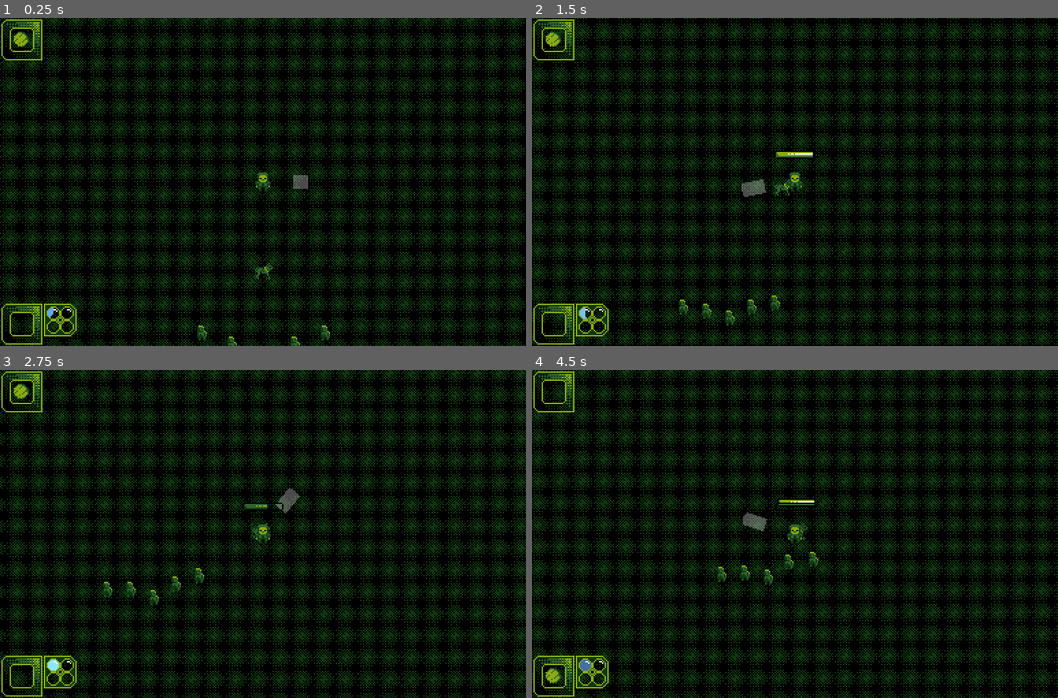
Above: before the commit, frames 1-4 (two rows, left to right).
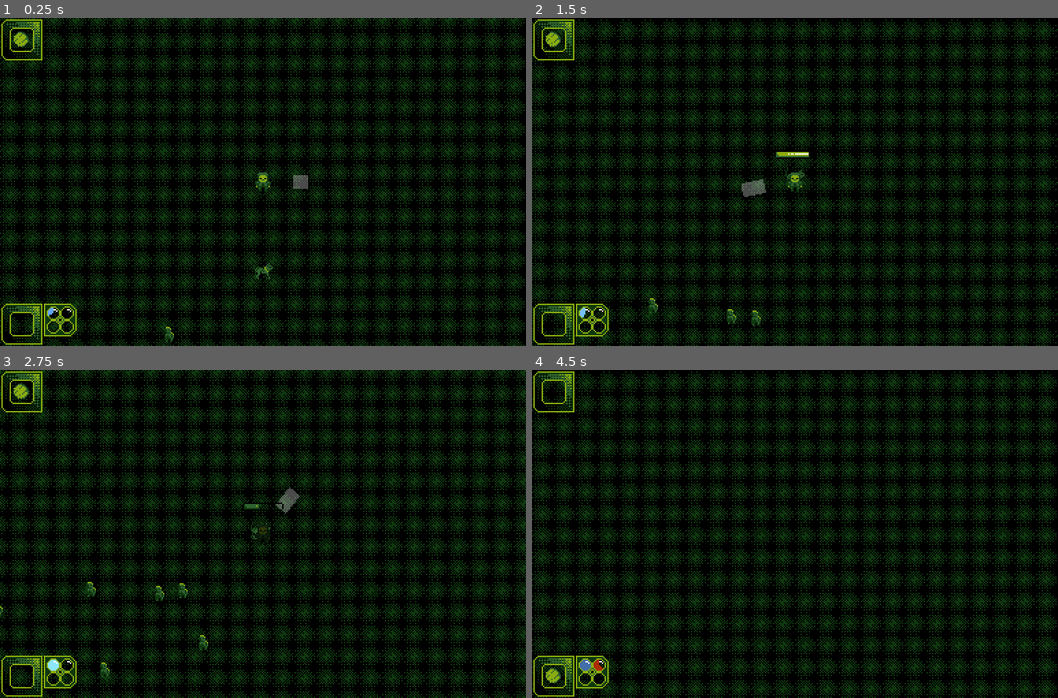
Above: after the commit, the same moments.

Repository: nullportal/dog-and-ball
Game: Godot game, scene res://Game.tscn
Two runs of this game, one before a commit and one after it. Both use one fixed random seed, a clock stepped at 60 frames per second and the inputs below.
Inputs (mouse positions are in pixels of both pictures, inside the frame that each line leads up to):
- Up to frame 1 (0.25 s): no input
- Up to frame 2 (1.5 s): tap Enter at 0.5 s; move the mouse to (910, 165) at 0.52 s; hold Right (ui_right) 0.53-1.28 s; tap 1 at 0.6 s; tap 2 at 0.8, 1.35 s; move the mouse to (689, 198) at 1.27 s; hold Down (ui_down) from 1.28 s (still down)
- Up to frame 3 (2.75 s): tap 1 at 1.55 s; move the mouse to (315, 461) at 2.02 s; release Down (ui_down) at 2.03 s; hold Right (ui_right) from 2.03 s (still down); hold Alt (show_extra_ui) from 2.03 s (still down); tap 2 at 2.3 s
- Up to frame 4 (4.5 s): move the mouse to (768, 599) at 2.77 s; release Right (ui_right) at 2.78 s; release Alt (show_extra_ui) at 2.78 s; hold Up (ui_up) 2.78-3.53 s; click (768, 599) at 2.85 s; tap 1 at 3.05, 3.6 s; move the mouse to (952, 583) at 3.52 s; hold Left (ui_left) from 3.53 s (still down); tap 2 at 3.8, 4.35 s; move the mouse to (637, 484) at 4.27 s

The runs differ from the first frame. In frame 1, 0.2% of the frame differs, in the area x 9-63%, y 90-100%; in frame 2, 21%; in frame 3, 52%; in frame 4, 58%, in the area x 0-100%, y 0-100%.
Error after the commit: Invalid get index 'SLUG' (on base: 'previously freed instance'). (res://Entities/Enemies/Zombie.gd:112)

Commit message:
Add zombie mood behaviour
Not very good, but there it is...

Diff:
--- a/Entities/Dog/Dog.gd
+++ b/Entities/Dog/Dog.gd
@@ -137,7 +137,7 @@
 func find_focus(nodes):
 	var focus = rank_foci(nodes)[0].node
 	if typeof(self.focus) != typeof(focus) || self.focus != focus:
-		print('%s focus change to %s' % [self.SLUG, focus.SLUG])
+			pass #print('%s focus change to %s' % [self.SLUG, focus.SLUG])
 
 	return focus
 
@@ -224,13 +224,9 @@
 		focus_map['zombie']['fear'] *= 2
 		focus_map['zombie']['allure'] *= -1
 		health.HEALTH_REGEN = true
-	print('MOOD MAXED: ',mood.MOOD_NAMES[m])
-	print(enemy_groups)
-	print(focus_map)
 
 func on_mood_maxed_over(m):
 	if m == mood.ANGRY:
-		# FIXME This is not removing ...
 		enemy_groups.remove(enemy_groups.find('Player', 0))
 		focus_map['player']['follow_distance'] *= 4
 		combat.ATTACK_COOLDOWN *= 2
@@ -242,9 +238,6 @@
 		focus_map['zombie']['fear'] /= 2
 		focus_map['zombie']['allure'] *= -1
 		health.HEALTH_REGEN = false
-	print('MOOD OVER: ',mood.MOOD_NAMES[m])
-	print(enemy_groups)
-	print(focus_map)
 
 # NOTE Requires dict with 'sort_key'
 func _sort_nodes(a, b):
--- /dev/null
+++ b/Entities/Enemies/EnemySpawner.gd
@@ -0,0 +1,72 @@
+extends Node2D
+
+signal SPAWNER_READY(spawner)
+signal ENEMY_SPAWNED(enemy)
+
+var Zombie = preload("res://Entities/Enemies/Zombie.tscn")
+
+export var SLUG = 'enemy-spawner'
+
+export var MAX_SPAWNS = 10
+export var SPAWN_INTERVAL = 5
+export var INSTANCES_PER_SPAWN = 3
+export var SPAWN_CHOICES = ['Zombie']
+enum SPAWN_STATE {
+	ACTIVE,
+	PAUSED,
+	EMPTY,
+}
+
+onready var shape = $Area2D/CollisionShape2D.shape
+onready var spawnTimer = $SpawnTimer
+
+var state = null
+var no_spawns = 0
+
+func _ready():
+	self.connect('SPAWNER_READY', get_node('/root/Game'), 'on_spawner_ready')
+	self.connect('ENEMY_SPAWNED', get_node('/root/Game'), 'on_enemy_spawned')
+	self.call_deferred('emit_signal', 'SPAWNER_READY', self) # Wait for Game-orthogonal dep
+
+func _process(_delta):
+
+	if no_spawns >= MAX_SPAWNS:
+		print('%s is out of spawns!', self.name)
+		state = SPAWN_STATE.EMPTY
+		queue_free() # FIXME Something from Orchestrator
+
+	match state:
+		SPAWN_STATE.ACTIVE:
+			if !spawnTimer.time_left:
+				no_spawns += 1
+				spawnTimer.start(SPAWN_INTERVAL)
+				var enemy = spawn_enemy(get_random_point())
+				emit_signal('ENEMY_SPAWNED', enemy)
+		SPAWN_STATE.PAUSED:
+			pass # I Dunno, I guess don't do anything
+		SPAWN_STATE.EMPTY:
+			pass # TODO Send signal, and probably die
+
+func start_spawning():
+	print('%s activated' % self.name)
+	state = SPAWN_STATE.ACTIVE
+
+func stop_spawning():
+	print('%s paused' % self.name)
+	state = SPAWN_STATE.PAUSED
+
+func spawn_enemy(pos):
+	var world = get_node('/root/Game/World')
+	var enemy = Zombie.instance()
+	enemy.global_position = pos
+	world.call_deferred('add_child', enemy)
+
+	return enemy
+
+func get_random_point():
+	var r = shape.radius * sqrt(rand_range(0, 1))
+	var theta = rand_range(0, 1) * 2 * PI
+	var x = global_position.x + r * cos(theta)
+	var y = global_position.y + r * sin(theta)
+
+	return Vector2(x,y)
--- /dev/null
+++ b/Entities/Enemies/EnemySpawner.tscn
@@ -0,0 +1,16 @@
+[gd_scene load_steps=3 format=2]
+
+[ext_resource path="res://Entities/Enemies/EnemySpawner.gd" type="Script" id=2]
+
+[sub_resource type="CircleShape2D" id=1]
+radius = 256.0
+
+[node name="EnemySpawner" type="Node2D"]
+script = ExtResource( 2 )
+
+[node name="SpawnTimer" type="Timer" parent="."]
+
+[node name="Area2D" type="Area2D" parent="."]
+
+[node name="CollisionShape2D" type="CollisionShape2D" parent="Area2D"]
+shape = SubResource( 1 )
--- a/Entities/Enemies/EnemySpawnerArea.tscn
+++ b/Entities/Enemies/EnemySpawnerArea.tscn
@@ -1,6 +1,4 @@
-[gd_scene load_steps=3 format=2]
-
-[ext_resource path="res://Entities/Enemies/EnemySpawnerArea.gd" type="Script" id=1]
+[gd_scene load_steps=2 format=2]
 
 [sub_resource type="CircleShape2D" id=1]
 radius = 256.125
@@ -9,9 +7,6 @@
 "EnemySpawners",
 ]]
 collision_layer = 8
-script = ExtResource( 1 )
-SPAWN_INTERVAL = 2
-INSTANCES_PER_SPAWN = 5
 
 [node name="CollisionShape2D" type="CollisionShape2D" parent="."]
 self_modulate = Color( 0.984314, 0, 0.831373, 1 )
--- a/Entities/Enemies/Zombie.gd
+++ b/Entities/Enemies/Zombie.gd
@@ -28,14 +28,17 @@
 	knockbackVelocity = kb
 
 onready var aggroArea = $AggroArea
+onready var noticeArea = aggroArea # FIXME Make its own thing when warranted
 onready var attackArea = $AttackArea
 onready var health = $Health
 onready var combat = $Combat
 onready var healthDisplay = $HealthDisplay
+onready var mood = $Mood
 
 var follow_distances = {
-	'Player': 28,
-	'Dog': 28,
+	'player': 28,
+	'dog': 28,
+	'enemy-spawner': 28,
 }
 
 func _physics_process(_delta):
@@ -44,6 +47,8 @@
 		state = ATTACK
 	else:
 		state = FOLLOW
+
+	mood.set_mood(mood.AFRAID, find_fear())
 
 	match state:
 		FOLLOW:
@@ -55,7 +60,44 @@
 	velocity = velocities['movement']
 	knockbackVelocity = velocities['knockback']
 
+# FIXME Make better
+func find_fear(afraid_peers_limit = 3):
+	if health.HEALTH_POINTS <= 0: return 0
+	if health.HEALTH_POINTS == health.MAX_HEALTH: return 0
+
+	var health_insecurity = (health.MAX_HEALTH / (health.HEALTH_POINTS) * mood.MOOD_MAX / 2)
+
+	# Check for other nearby Zombies who are afraid
+	var afraid_peers = []
+	var nodes = aggroArea.get_overlapping_bodies()
+	for node in nodes:
+		if node == self: continue
+		if node.SLUG == self.SLUG:
+			if node.mood.LEVELS[mood.AFRAID] >= node.mood.MOOD_MAX:
+				afraid_peers.append(node)
+
+	var fear = (health_insecurity + 1) + (afraid_peers.size() * afraid_peers_limit)
+	return fear
+
+func on_mood_maxed(m):
+	if m == mood.AFRAID:
+		MAX_SPEED = MAX_SPEED * 3
+		var spawns = []
+		for node in get_node('/root/Game/World').get_children():
+			if !node.get('SLUG'): continue
+
+			if node.SLUG == 'enemy-spawner':
+				spawns.append(node)
+		if spawns.size() > 0:
+			self.focus = spawns[randi()%spawns.size()] # FIXME Go to closest
+
+func on_mood_maxed_over(m):
+	if m == mood.AFRAID:
+		MAX_SPEED = MAX_SPEED / 3
+
 func find_focus():
+	if mood.get_current() == mood.AFRAID: return self.focus
+
 	var nodes = aggroArea.get_overlapping_bodies()
 	for node in nodes:
 		if node.name == 'Player':
@@ -67,7 +109,7 @@
 func follow(target):
 	#self.modulate = Color( 100, 100, 100, 1 )
 	if target && state == FOLLOW:
-		var follow_distance = self.follow_distances[target.name]
+		var follow_distance = self.follow_distances[target.SLUG]
 		var distance_to_target = self.position.distance_to(target.position)
 		if distance_to_target <= follow_distance:
 			return
--- a/Entities/Enemies/Zombie.tscn
+++ b/Entities/Enemies/Zombie.tscn
@@ -7,6 +7,7 @@
 [ext_resource path="res://Entities/Combat.tscn" type="PackedScene" id=5]
 [ext_resource path="res://UI/HealthDisplay.tscn" type="PackedScene" id=6]
 [ext_resource path="res://Entities/Enemies/zombie-Sheet.png" type="Texture" id=7]
+[ext_resource path="res://Entities/Mood.tscn" type="PackedScene" id=8]
 
 [sub_resource type="CapsuleShape2D" id=1]
 radius = 8.34036
@@ -75,6 +76,12 @@
 ATTACK_DAMAGE = 5.0
 ATTACK_COOLDOWN = 3.0
 
+[node name="Mood" parent="." instance=ExtResource( 8 )]
+LEVELS = {
+1: 0.0,
+2: 2.0
+}
+
 [node name="AnimationPlayer" type="AnimationPlayer" parent="."]
 anims/idle-left = SubResource( 2 )
 
--- a/Entities/Health.gd
+++ b/Entities/Health.gd
@@ -18,7 +18,6 @@
 
 	self.connect('HEALTH_CHANGED', get_node('/root/Game'), 'health_changed')
 	self.connect('HEALTH_DEPLETED', get_node('/root/Game'), 'health_depleted')
-	print(healthOwner.name, ' initialised with ', self.HEALTH_POINTS, 'HP')
 
 func _process(_delta):
 	if self.HEALTH_REGEN:
--- a/Entities/Mood.gd
+++ b/Entities/Mood.gd
@@ -82,7 +82,6 @@
 	if abs(new_mood - old_mood) < min_change:
 		return
 
-	var debug_mood = new_mood
 	new_mood *= weights[mood]
 	LEVELS[mood] = new_mood
 
@@ -97,10 +96,14 @@
 		emit_signal('MOOD_INCREASED', mood_owner, mood, mood_diff)
 
 
+	# TODO If current dominant mood is the same, do... something
+	#make maxed mood "stickier"
 	if current == mood && old_mood >= MOOD_MAX:
-		var mood_value_change = (MOOD_MAX - old_mood)
+		var mood_value_change = (MOOD_MAX - old_mood) # XXX Err, this is wrong
 		if mood_value_change > 0:
 			emit_signal('MOOD_OVER_MAXED', mood_owner, mood, mood_value_change)
+	else:
+		pass # Else what ???
 
 func on_mood_maxed(m):
 	# TODO Increased to this mood extend timer indefinitely
--- a/Game.gd
+++ b/Game.gd
@@ -11,7 +11,7 @@
 
 func _ready():
 	#
-	# FIXME Have these object all set their own connections on instantiated
+	# FIXME Have these objects all set their own connections on instantiated
 	#
 
 	player.connect('BALL_THROWN', world, 'ball_thrown')
@@ -53,12 +53,13 @@
 	if node.SLUG == 'dog':
 		ui.get_node('DogUI/MoodDisplay').update_mood(node.mood.MOOD_NAMES[mood], old_value, new_value)
 	else:
-		assert(false, 'No mood simplemented for %s' % node.SLUG)
+		pass # TODO Implement mood visuals for zombie
 
 func mood_maxed(node, mood):
 	if node.mood.get_current() == mood: return
 
-	ui.get_node('DogUI/MoodDisplay').on_mood_maxed(node.mood.MOOD_NAMES[mood])
+	if node.SLUG == 'dog':
+		ui.get_node('DogUI/MoodDisplay').on_mood_maxed(node.mood.MOOD_NAMES[mood])
 	node.mood.on_mood_maxed(mood)
 
 func mood_maxed_decaying(node, mood):
--- a/Game.tscn
+++ b/Game.tscn
@@ -7,7 +7,7 @@
 [ext_resource path="res://UI/PlayerCameraArea.tscn" type="PackedScene" id=5]
 [ext_resource path="res://grass.png" type="Texture" id=6]
 [ext_resource path="res://UI/UI.gd" type="Script" id=7]
-[ext_resource path="res://Entities/Enemies/EnemySpawnerArea.tscn" type="PackedScene" id=8]
+[ext_resource path="res://Entities/Enemies/EnemySpawner.tscn" type="PackedScene" id=8]
 [ext_resource path="res://UI/PlayerUI.tscn" type="PackedScene" id=9]
 [ext_resource path="res://UI/DogUI.tscn" type="PackedScene" id=10]
 [ext_resource path="res://Entities/Enemies/EnemyOrchestrator.gd" type="Script" id=11]
@@ -44,26 +44,41 @@
 [node name="PlayerCamera" parent="World/Player/PlayerCameraArea" index="1"]
 visible = true
 
-[node name="EnemySpawnerArea" parent="World" instance=ExtResource( 8 )]
-position = Vector2( -392, 0 )
-
-[node name="EnemySpawnerArea4" parent="World" instance=ExtResource( 8 )]
-position = Vector2( 496, 520 )
-
 [node name="Zombie" parent="World" instance=ExtResource( 12 )]
 position = Vector2( 64, 384 )
 
 [node name="Zombie2" parent="World" instance=ExtResource( 12 )]
-position = Vector2( 88, 376 )
+position = Vector2( 88, 384 )
 
 [node name="Zombie3" parent="World" instance=ExtResource( 12 )]
-position = Vector2( 40, 376 )
+position = Vector2( 56, 544 )
 
 [node name="Zombie4" parent="World" instance=ExtResource( 12 )]
-position = Vector2( 16, 368 )
+position = Vector2( -8, 368 )
 
 [node name="Zombie5" parent="World" instance=ExtResource( 12 )]
-position = Vector2( 112, 368 )
+position = Vector2( 112, 424 )
+
+[node name="Zombie6" parent="World" instance=ExtResource( 12 )]
+position = Vector2( 16, 440 )
+
+[node name="Zombie7" parent="World" instance=ExtResource( 12 )]
+position = Vector2( 152, 472 )
+
+[node name="EnemySpawner" parent="World" instance=ExtResource( 8 )]
+position = Vector2( -256, 0 )
+
+[node name="EnemySpawner2" parent="World" instance=ExtResource( 8 )]
+position = Vector2( 512, 0 )
+
+[node name="EnemySpawner3" parent="World" instance=ExtResource( 8 )]
+position = Vector2( 504, 512 )
+
+[node name="EnemySpawner4" parent="World" instance=ExtResource( 8 )]
+position = Vector2( 704, 264 )
+
+[node name="EnemySpawner5" parent="World" instance=ExtResource( 8 )]
+position = Vector2( -256, 576 )
 
 [node name="UI" type="CanvasLayer" parent="."]
 script = ExtResource( 7 )
Not shown: 1 places in Entities/Enemies/Zombie.tscn that only renumber resources
